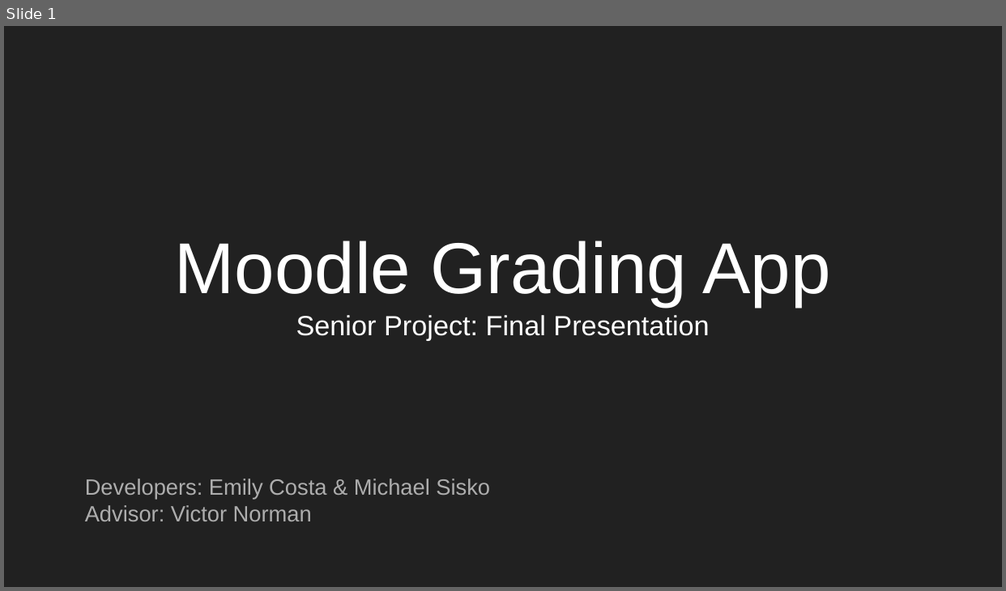
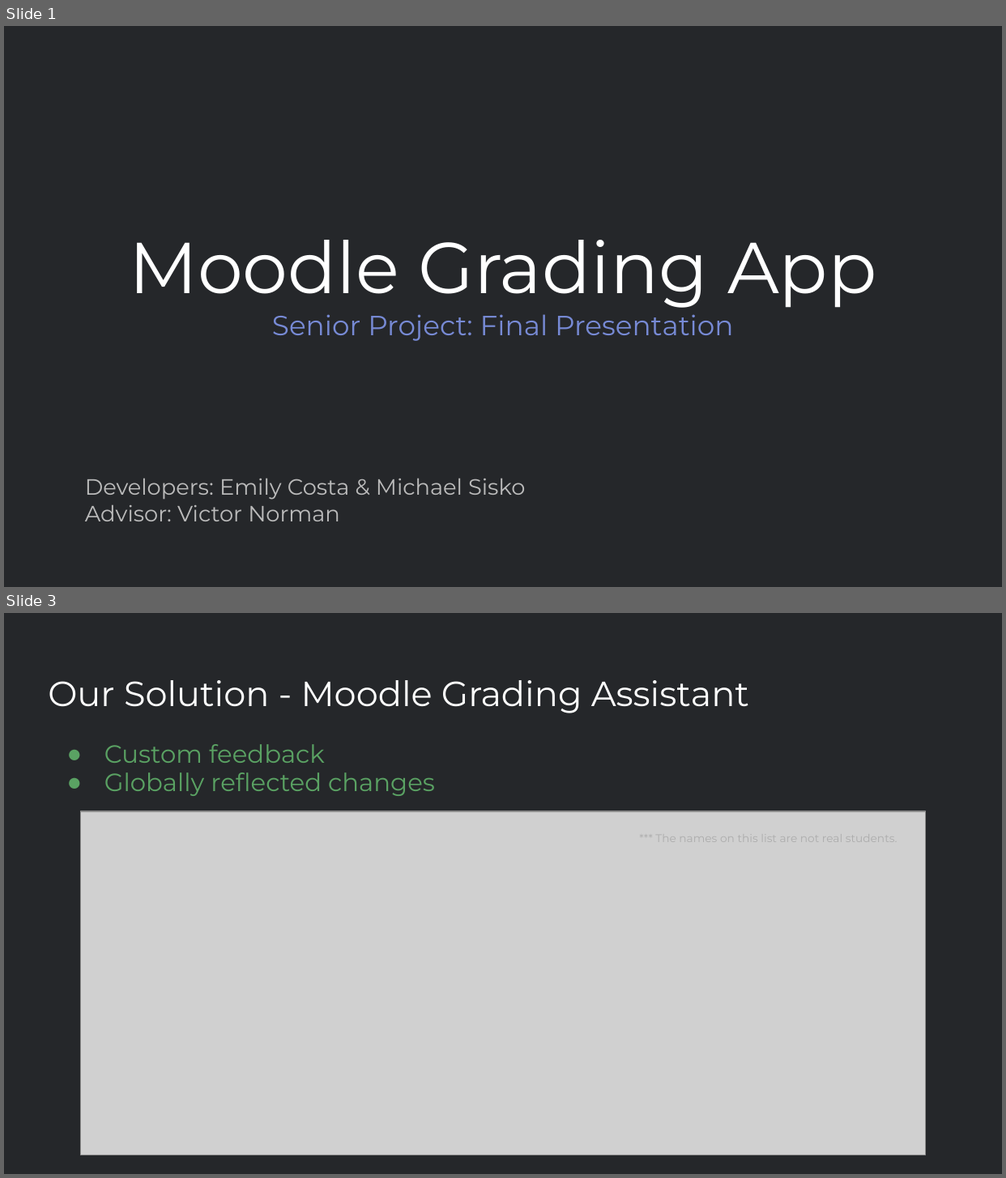
Before and after one commit to MoodleGradingApp/MoodleGradingApp, a slide deck: assets/presentation.pptx. Shown one above the other, each under a label of ours: slide 1 before the commit, slides 1 and 3 after it; the slides between them are not shown. The pictures are 1006x591 and 1006x1178 pixels, drawn with LibreOffice and Linux fonts; fonts in the diff are those of the drawing; grey boxes stand for pictures. Boxes give left, top, right and bottom in pixels: in the first picture for what was removed or moved away, otherwise in the second. Text is boxed around its words. In the diff, an @@ line names an element or a change of style, - is before the commit and + after.

```diff
--- a/assets/presentation.pptx
+++ b/assets/presentation.pptx
@@ slide 3 added at [4, 613, 1002, 1174], background #25272A @@
@@ title added at [48, 680, 749, 713], 25.2 pt, text #FFFFFF @@
+Our Solution - Moodle Grading Assistant
@@ text added at [104, 744, 435, 796], 18 pt, text #5AA263 @@
+● Custom feedback
+● Globally reflected changes
@@ picture added at [81, 811, 926, 1155] @@
@@ slide 1 changed as well @@
@@ background #212121 to #25272A @@
@@ title "Moodle Grading App" at [129, 240, 876, 341]: font Arial to Montserrat; text colour #FFFFFF to #778AD5 in "Senior Project: Final Presentation" @@
@@ subtitle "Developers: Emily Costa & Michael ..." at [85, 478, 525, 522]: font Arial to Montserrat, text colour #ADADAD to #BBBBBB @@
```
Also in this commit, not shown: 8 other slides added, 1 other file.
